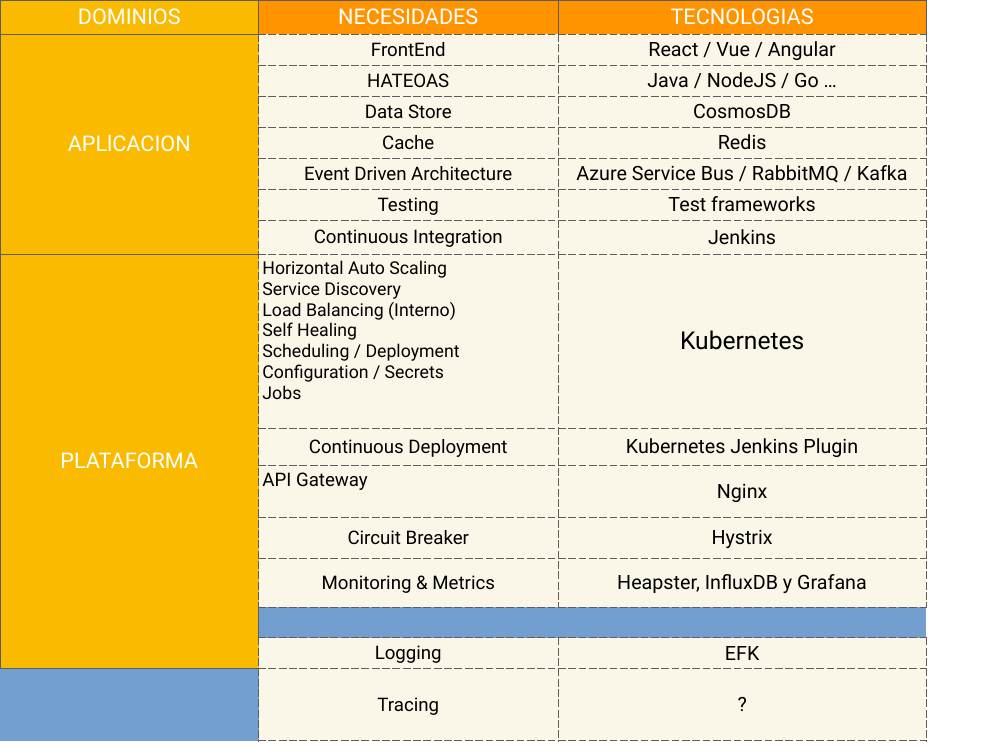
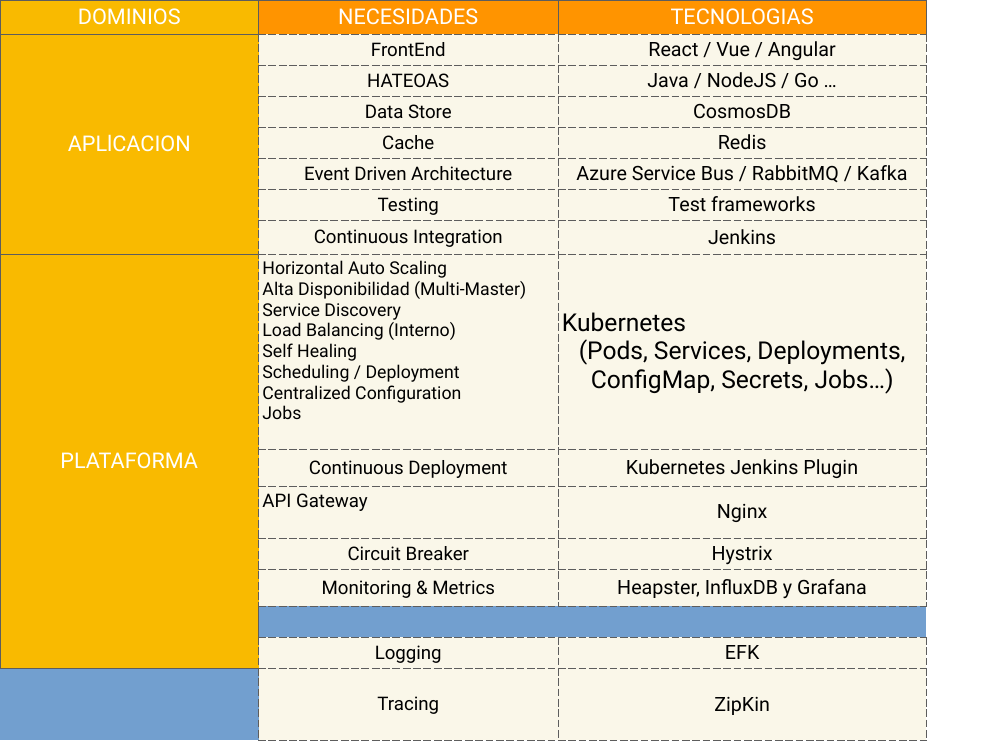
Before and after one commit to Guillaume-Mayer/micropoc, a slide deck: slide 4 of pres.pptx. Drawn at 1008x756 pixels with LibreOffice and Linux fonts; fonts in the diff are those of the drawing. Boxes give left, top, right and bottom in pixels: in the first picture for what was removed or moved away, otherwise in the second. Text is boxed around its words. In the diff, an @@ line names an element or a change of style, - is before the commit and + after.

```diff
--- a/pres.pptx
+++ b/pres.pptx
@@ table at <box>41,30,968,727</box> @@
-row 9, column 2: Horizontal Auto Scaling Service Discovery Load Balancing (Interno) Self Healing Scheduling / Deployment Configuration / Secrets Jobs
+row 9, column 2: Horizontal Auto Scaling Alta Disponibilidad (Multi-Master) Service Discovery Load Balancing (Interno) Self Healing Scheduling / Deployment Centralized Configuration Jobs
-row 9, column 3: Kubernetes
+row 9, column 3: Kubernetes (Pods, Services, Deployments, ConfigMap, Secrets, Jobs…)
-row 16, column 3: ?
+row 16, column 3: ZipKin
-row 17, column 2: Load Balancing (Externo) Alta Disponibilidad CDN
+row 17, column 2: Load Balancing (Externo) Alta Disponibilidad (Multi-Zone) CDN
```
Also in this commit, not shown: 3 other slides changed, 2 slides added.
